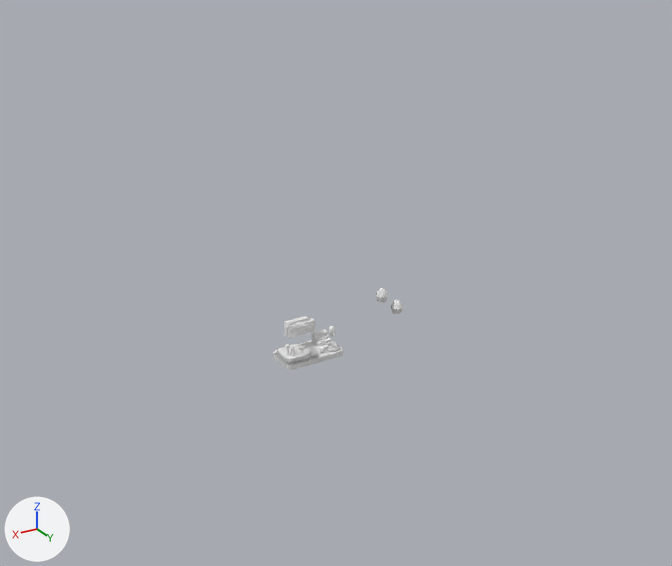
The Blender file 动画小平台.blend, before and after one commit.
Rendered twice from a 50 mm lens placed at (62.6, 112.7, 67.1), pointed at (2.1, 11.9, 16.7). The lights are fixed; the arrows at lower left show +X, +Y and +Z.
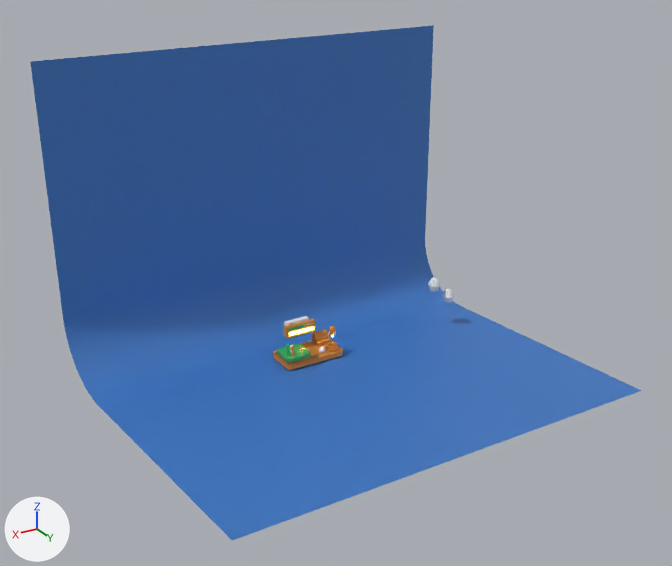
Changed parts and their boxes [x1, y1, x2, y2] in the pictures (672 x 566 px):
'Plane', added (blue)
    after: [30, 25, 641, 540]
'Cube', recoloured
    both: [273, 340, 343, 370]
'Cube.003', recoloured (white to green)
    both: [276, 344, 310, 362]
'Cube.010', recoloured
    both: [284, 318, 315, 338]
'Cylinder.007', moved
    before: [376, 288, 388, 302]
    after: [428, 277, 440, 291]
'Cylinder.008', moved
    before: [391, 300, 403, 314]
    after: [442, 289, 454, 303]
'Cube.009', recoloured
    both: [312, 329, 331, 346]
'Cube.002', recoloured
    both: [274, 343, 318, 365]
'Cube.011', recoloured
    both: [289, 326, 314, 336]
'Cylinder.004', recoloured
    both: [327, 342, 338, 349]
'Cylinder.006', recoloured
    both: [329, 326, 335, 335]
'Cube.012', recoloured
    both: [289, 325, 305, 331]
'Cylinder.005', recoloured
    both: [325, 345, 339, 352]
'Sphere', recoloured
    both: [319, 347, 325, 353]
'Cube.004', recoloured
    both: [299, 346, 306, 351]
'Cylinder.001', recoloured
    both: [286, 348, 289, 355]
'Sphere.001', recoloured
    both: [285, 344, 290, 348]

Diff of the bpy script that builds the scene:
```diff
--- a/动画小平台.blend.py
+++ b/动画小平台.blend.py
@@ mat_material @@
 mat_material = principled_material('Material')
-mat_material.base_color = (0.8, 0.8, 0.8)  # white #e7e7e7
+mat_material.base_color = (0.68, 0.261, 0.0462)  # orange #d78c3d
 mat_material.roughness = 0.4
@@ me_cube_004 @@
 me_cube_004.from_pydata(...)  # 64 vertices, 34 faces; spans x 0.87..5.0, y -1.35..2.84, z -0.44..0.11
-me_cube_004.materials.append(mat_material)  # white #e7e7e7
+me_cube_004.materials.append(mat_material_003)  # green #33ad60
@@ me_sphere @@
 me_sphere.from_pydata(...)  # 482 vertices, 512 faces; spans x -1.0..1.0, y -1.0..1.0, z -1.0..1.0
+me_sphere.materials.append(mat_material_004)  # white #f6eeee
@@ me_cylinder_001 @@
 me_cylinder_001.from_pydata(...)  # 64 vertices, 34 faces; spans x 3.884..4.251, y 0.522..1.002, z 2.065..2.983
+me_cylinder_001.materials.append(mat_material_003)  # green #33ad60
@@ me_sphere_004 @@
 me_sphere_004.from_pydata(...)  # 482 vertices, 512 faces; spans x -1.0..1.0, y -1.0..1.0, z -1.0..1.0
+me_sphere_004.materials.append(mat_material_003)  # green #33ad60
@@ me_cylinder_003 @@
 me_cylinder_003.from_pydata(...)  # 64 vertices, 34 faces; spans x 3.884..4.251, y 0.522..1.002, z 2.065..2.618
+me_cylinder_003.materials.append(mat_material_004)  # white #f6eeee
@@ me_sphere_005 @@
 me_sphere_005.from_pydata(...)  # 482 vertices, 512 faces; spans x -1.0..1.0, y -1.0..1.0, z -1.0..1.0
+me_sphere_005.materials.append(mat_material_004)  # white #f6eeee
@@ me_cylinder_004 @@
 me_cylinder_004.from_pydata(...)  # 64 vertices, 34 faces; spans x 3.884..4.251, y 0.522..1.002, z 2.065..2.797
+me_cylinder_004.materials.append(mat_material_002)  # orange #e58213
@@ me_sphere_006 @@
 me_sphere_006.from_pydata(...)  # 482 vertices, 512 faces; spans x -1.0..1.0, y -1.0..1.0, z -1.0..1.0
+me_sphere_006.materials.append(mat_material_002)  # orange #e58213
@@ me_cube_005 @@
 me_cube_005.from_pydata(...)  # 96 vertices, 74 faces; spans x -0.61..0.61, y -0.08..0.08, z -0.252..0.252
+me_cube_005.materials.append(mat_material)  # orange #d78c3d
@@ me_cylinder @@
 me_cylinder.from_pydata(...)  # 160 vertices, 160 faces; spans x -0.85..0.85, y -0.85..0.85, z -0.4..0.4
+me_cylinder.materials.append(mat_material)  # orange #d78c3d
@@ me_cylinder_002 @@
 me_cylinder_002.from_pydata(...)  # 160 vertices, 160 faces; spans x -1.09..1.09, y -1.09..1.09, z -0.19..0.19
+me_cylinder_002.materials.append(mat_material)  # orange #d78c3d
@@ me_cylinder_006 @@
 me_cylinder_006.from_pydata(...)  # 352 vertices, 321 faces; spans x -0.8..0.8, y -0.8..0.8, z -0.42..1.8
+me_cylinder_006.materials.append(mat_material_002)  # orange #e58213
@@ me_cube_001 @@
 me_cube_001.from_pydata(...)  # 20 vertices, 16 faces, 1 loose edge; spans x -1.21..2.0, y -1.47..1.47, z -7.14..2.88
+me_cube_001.materials.append(mat_material_004)  # white #f6eeee
@@ me_sphere_001 @@
 me_sphere_001.from_pydata(...)  # 482 vertices, 512 faces; spans x -1.0..1.0, y -1.0..1.0, z -1.96..1.0
+me_sphere_001.materials.append(mat_material_005)  # white #e7e7e7
@@ me_cube_006 @@
 me_cube_006.from_pydata(...)  # 16 vertices, 10 faces; spans x -1.0..1.41, y -1.07..1.0, z -0.92..0.86
+me_cube_006.materials.append(mat_material)  # orange #d78c3d
@@ me_cube_007 @@
 me_cube_007.from_pydata(...)  # 40 vertices, 22 faces; spans x -1.0..1.0, y -1.0..1.0, z -1.0..1.0
+me_cube_007.materials.append(mat_material)  # orange #d78c3d
@@ me_cube_008 @@
 me_cube_008.from_pydata(...)  # 152 vertices, 150 faces; spans x -1.0..1.0, y -1.0..1.0, z -1.0..1.0
+me_cube_008.materials.append(mat_material_005)  # white #e7e7e7
@@ me_cube_009 @@
 me_cube_009.from_pydata(...)  # 104 vertices, 80 faces; spans x -0.19..0.19, y -1.4..1.4, z -0.14..0.14
+me_cube_009.materials.append(mat_material_003)  # green #33ad60
@@ me_cylinder_010 @@
 me_cylinder_010.from_pydata(...)  # 64 vertices, 34 faces; spans x -1.0..1.0, y -1.0..1.0, z -1.0..1.0
+me_cylinder_010.materials.append(mat_material)  # orange #d78c3d
@@ me_plane @@
+me_plane.from_pydata([(-0.87, -0.47, -0.02), (1.13, -0.47, -0.02), (-1.0, 1.0, 0.0), (1.0, 1.0, 0.0), (-0.87, -0.47, 1.42), (1.13, -0.47, 1.42)], [], [(0, 1, 3, 2), (1, 0, 4, 5)])
+me_plane.polygons.foreach_set('use_smooth', [True] * 2)
+me_plane.materials.append(mat_material_001)  # blue #3f78c3
@@ cu_beziercurve @@
 _sp = cu_beziercurve.splines.new('BEZIER'); _sp.bezier_points.add(6)
 _sp.order_v = 0
+cu_beziercurve.materials.append(mat_material_004)  # white #f6eeee
 cu_beziercurve.use_path = True
@@ txt_text @@
 txt_text.body = 'jaminYang'
+txt_text.materials.append(mat_material_005)  # white #e7e7e7
@@ ob_cylinder_008 @@
 ob_cylinder_008 = bpy.data.objects.new('Cylinder.008', me_cylinder_008)
-ob_cylinder_008.location = (-14.9, 2.3, 4.3)
+ob_cylinder_008.location = (-25.3, 2.0, 3.8)
@@ ob_cylinder_007 @@
 ob_cylinder_007 = bpy.data.objects.new('Cylinder.007', me_cylinder_009)
-ob_cylinder_007.location = (-12.5, 1.6, 6.6)
+ob_cylinder_007.location = (-22.9, 1.3, 6.1)
@@ ob_cylinder_010 @@
 _m = ob_cylinder_010.modifiers.new('Bevel', 'BEVEL')
 _m.segments = 4
-_m = ob_cylinder_010.modifiers.new('Array', 'ARRAY')
-_m.count = 3
-_m.relative_offset_displace = (1.4, 0.0, 0.0)
@@ ob_plane @@
+ob_plane = bpy.data.objects.new('Plane', me_plane)  # modifiers BEVEL
+ob_plane.location = (-3.2, 2.3, -0.1)
+ob_plane.scale = (32.4, 32.4, 32.4)
@@ ob_cylinder_012 @@
+ob_cylinder_012 = bpy.data.objects.new('Cylinder.012', me_cylinder_012)  # a 32-sided cylinder along z spanning x -1.0..1.0, y -1.0..1.0, z -1.0..1.0; in mat_material_003 (green #33ad60); modifiers BEVEL
+ob_cylinder_012.location = (1.7, -1.7, 4.9)
+ob_cylinder_012.rotation_euler = (1.571, 0.0, 0.0)  # degrees (90, 0, 0)
+ob_cylinder_012.scale = (-0.0906, -0.0906, -0.0906)
@@ ob_cylinder_011 @@
+ob_cylinder_011 = bpy.data.objects.new('Cylinder.011', me_cylinder_011)  # a 32-sided cylinder along z spanning x -1.0..1.0, y -1.0..1.0, z -1.0..1.0; in mat_material_002 (orange #e58213); modifiers BEVEL
+ob_cylinder_011.location = (2.0, -1.7, 4.9)
+ob_cylinder_011.rotation_euler = (1.571, 0.0, 0.0)  # degrees (90, 0, 0)
+ob_cylinder_011.scale = (-0.0906, -0.0906, -0.0906)
```
